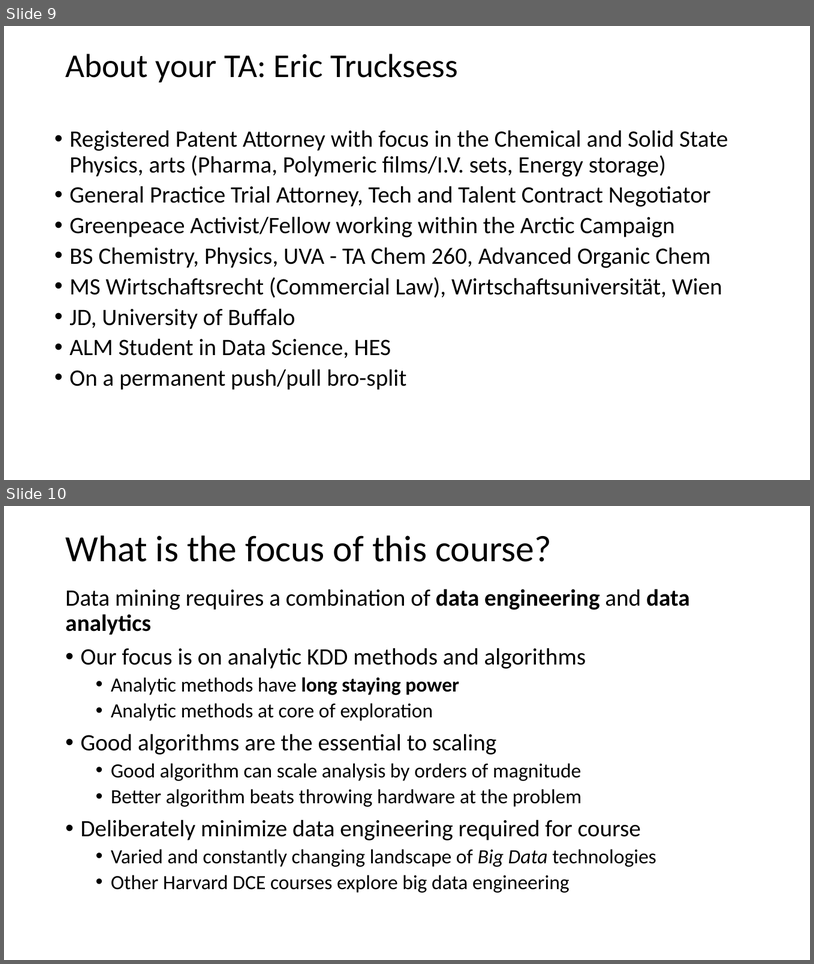
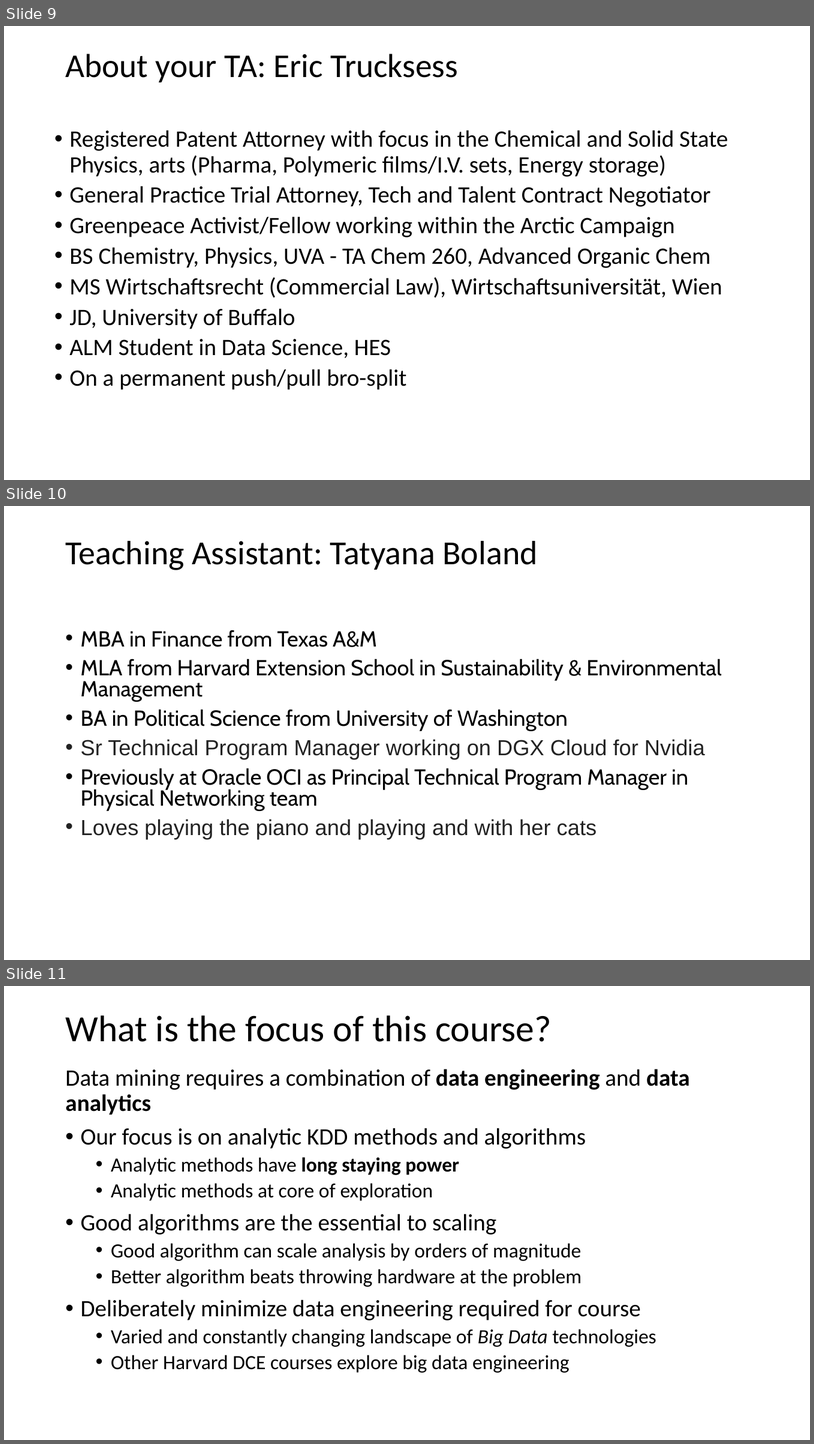
Before and after one commit to StephenElston/CSCI-E-108, a slide deck: slides/1_Introduction.pptx. Shown one above the other, each under a label of ours: slides 9 and 10 before the commit, slides 9, 10 and 11 after it. The pictures are 814x964 and 814x1444 pixels, drawn with LibreOffice and Linux fonts; fonts in the diff are those of the drawing. Boxes give left, top, right and bottom in pixels: in the first picture for what was removed or moved away, otherwise in the second. Text is boxed around its words. In the diff, an @@ line names an element or a change of style, - is before the commit and + after.

```diff
--- a/slides/1_Introduction.pptx
+++ b/slides/1_Introduction.pptx
@@ slide 10 added at bbox=[4, 506, 810, 960], background #FFFFFF @@
@@ title added at bbox=[65, 541, 538, 570], 40 pt, text #000000 @@
+Teaching Assistant: Tatyana Boland
@@ text added at bbox=[81, 630, 722, 838], 25.9 pt, text #000000 @@
+• MBA in Finance from Texas A&M
+• MLA from Harvard Extension School in Sustainability & Environmental Management
+• BA in Political Science from University of Washington
+• Sr Technical Program Manager working on DGX Cloud for Nvidia
+• Previously at Oracle OCI as Principal Technical Program Manager in Physical Networking team
+• Loves playing the piano and playing and with her cats
@@ what was slide 10 is now slide 11 @@
```
Also in this commit, not shown: 11 slides changed, 1 other slide added.
